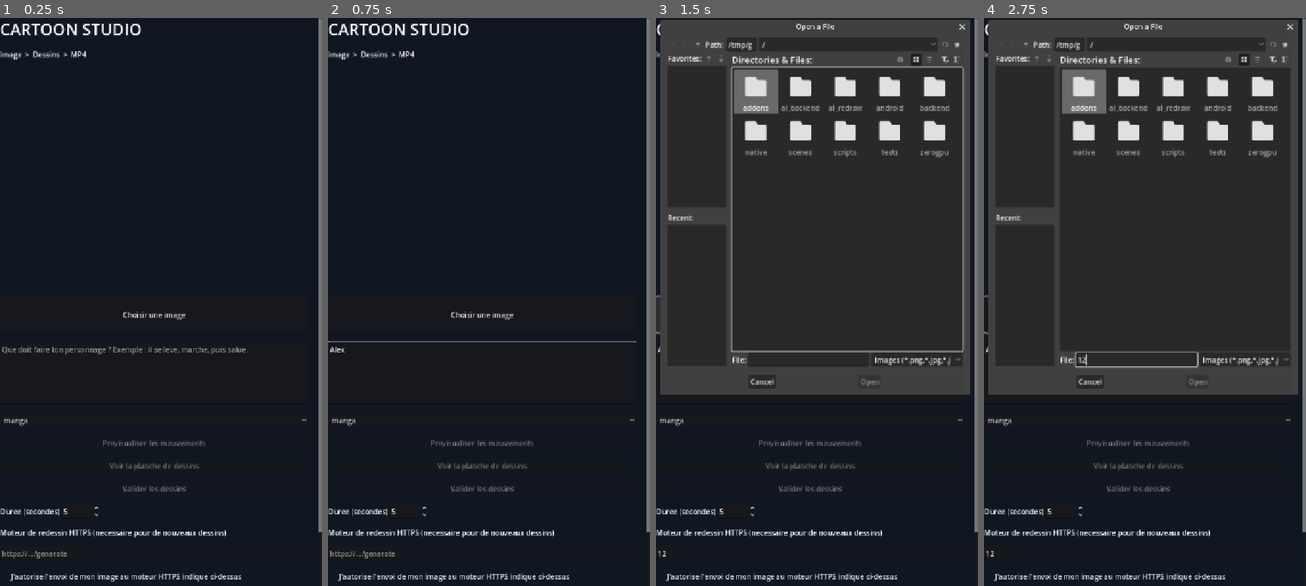
Above: before the commit, frames 1-4 (left to right).
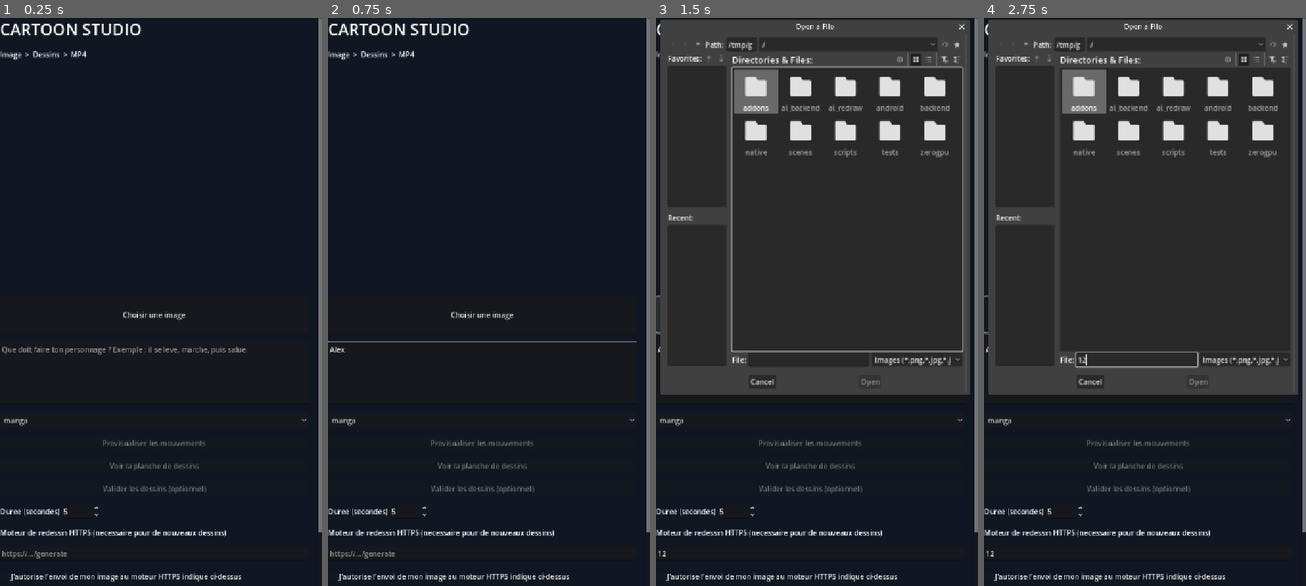
Above: after the commit, the same moments.

Repository: ericjamesempere-stack/MobileI2V-Xiaomi-
Game: Godot game, scene res://scenes/main.tscn
Same seed, same stepped clock (60 frames per second), same inputs: the game is played once before the commit and once after it.
Inputs (mouse positions are in pixels of both pictures, inside the frame that each line leads up to):
- Up to frame 1 (0.25 s): no input
- Up to frame 2 (0.75 s): click (482, 370) at 0.52 s; type "Alex" at 0.6 s
- Up to frame 3 (1.5 s): click (810, 551) at 0.75 s; type "12" at 0.83 s; click "Choisir une image" at 1.25 s
- Up to frame 4 (2.75 s): click (1138, 358) at 2.02 s; type "12" at 2.1 s

The runs differ from the first frame. In frame 1, 0.2% of the frame differs, in the area x 32-65%, y 82-84%; in frame 2, 0.2%; in frame 3, 0.4%; in frame 4, 0.4%, in the area x 32-96%, y 1-84%.

Commit message:
Make Cartoon Studio one-tap: generate frames then automatically encode MP4, keep optional review

Diff:
--- a/scripts/cartoon_studio.gd
+++ b/scripts/cartoon_studio.gd
@@ -72,7 +72,7 @@
     sheet_button.pressed.connect(_show_sheet)
     panel.add_child(sheet_button)
     approve_button = Button.new()
-    approve_button.text = "Valider les dessins"
+    approve_button.text = "Valider les dessins (optionnel)"
     approve_button.pressed.connect(_approve_sequence)
     panel.add_child(approve_button)
     var duration_row := HBoxContainer.new()
@@ -232,19 +232,12 @@
     if busy:
         return
     if step == 1:
-        if not approved:
-            status.text = "Previsualise et valide les dessins avant export MP4."
-            return
         if frames.is_empty():
             status.text = "Aucun dessin valide : assemblage interdit."
             return
         busy = true
         action.disabled = true
-        var timeline: Array = []
-        var total := roundi(duration.value * FPS)
-        for i in range(total):
-            timeline.append(mini(frames.size() - 1, floori(float(i) * float(frames.size()) / float(total))))
-        await exporter.call("export_board_mp4", frames, timeline, duration.value)
+        await _export_generated_mp4()
         action.disabled = false
         busy = false
         return
@@ -293,7 +286,8 @@
             step = 1
             action.text = "Exporter MP4"
             _build_sheet()
-            status.text = "%d dessins sauvegardes. Previsualise, consulte la planche et valide avant export." % frames.size()
+            status.text = "%d dessins sauvegardes. Creation automatique du MP4..." % frames.size()
+            await _export_generated_mp4()
     busy = false
     action.disabled = false
     _refresh_review_buttons()
@@ -353,3 +347,13 @@
     playing = false
     approved = true
     status.text = "%d dessins valides. Export MP4 disponible." % frames.size()
+
+func _export_generated_mp4() -> void:
+    if frames.is_empty():
+        status.text = "Aucun dessin a encoder."
+        return
+    var timeline: Array = []
+    var total: int = maxi(1, roundi(duration.value * FPS))
+    for i in range(total):
+        timeline.append(mini(frames.size() - 1, floori(float(i) * float(frames.size()) / float(total))))
+    await exporter.call("export_board_mp4", frames, timeline, duration.value)
